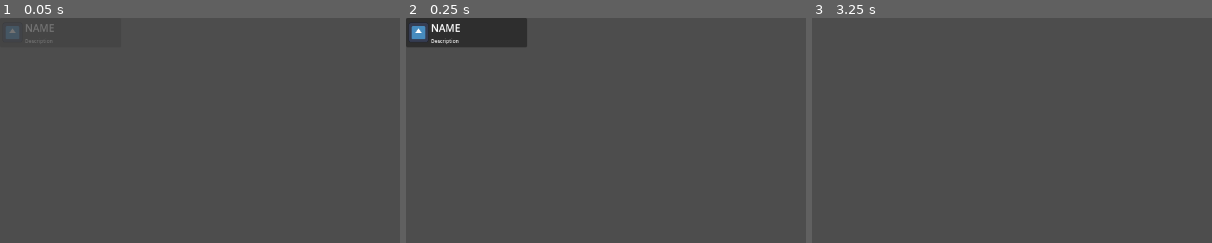
Above: before the commit, frames 1-3 (left to right).
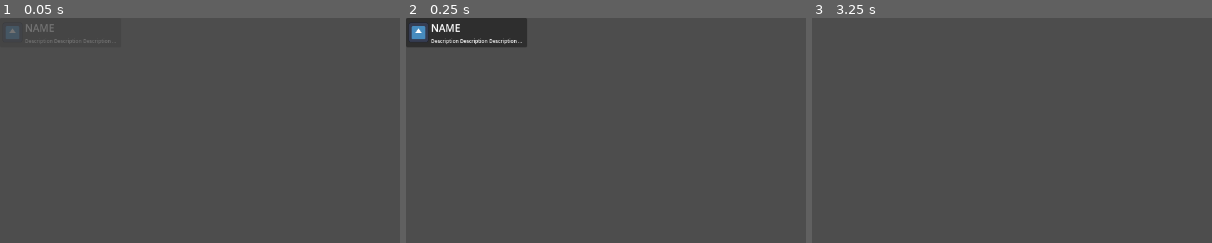
Above: after the commit, the same moments.

Repository: lucasrumney94/GodotGoneWild
Game: Godot game, scene res://UI/Achievements/achievement_popup_panel.tscn
The game is run twice, just before and just after one commit, with the same random seed, the same clock (stepped at 60 frames per second) and the same inputs. This scene is started directly instead of the project's main scene. The engine's default icon, where the game draws it, is replaced by a stand-in: a white triangle on a blue panel in a dark square. A sky picture missing from this copy of the repository is replaced by a grey-blue gradient.
Inputs (mouse positions are % of the whole screen's width and height, from its top left):
- Up to frame 1 (0.05 s): no input
- Up to frame 2 (0.25 s): no input
- Up to frame 3 (3.25 s): tap Enter at 0.5 s; move the mouse to (72, 45) at 0.52 s; hold D (move_right) 0.53-1.28 s; click (72, 45) at 0.6 s; tap Space (jump) at 0.77, 1.07, 1.52, 1.55, 1.82, 2.1, 3.02 s; right-click (72, 45) at 0.8 s; tap R (restart) at 1.25, 2, 2.75 s; move the mouse to (30, 55) at 1.27 s; hold S (move_back) 1.28-2.03 s; right-click (30, 55) at 1.35 s; move the mouse to (60, 28) at 2.02 s; hold D (move_right) 2.03-2.78 s; click (60, 28) at 2.3 s; move the mouse to (45, 70) at 2.77 s; hold W (move_forward) from 2.78 s (still down); click (45, 70) at 2.85 s; right-click (45, 70) at 3.05 s
The pictures show only the part of the screen within x 0-50%, y 0-50%; the shares and areas given below are measured in that part.

The runs differ from the first frame. In frame 1, less than 0.1% of the frame differs, in the area x 13-28%, y 9-12%; in frame 2, 0.2%, in the area x 13-29%, y 8-12%; in frame 3, nothing differs.

Commit message:
make achievement time unscaled

Diff:
--- a/godot-wild-tower/Objects/timer_unscaled.gd
+++ b/godot-wild-tower/Objects/timer_unscaled.gd
@@ -1,4 +1,5 @@
 extends Node
+class_name TimerUnscaled
 
 signal timeout
 
@@ -22,3 +23,18 @@
 	if time > wait_time:
 		time -= wait_time
 		timeout.emit()
+		if one_shot:
+			stopped = true
+			time = 0
+
+
+func is_stopped() -> bool:
+	return stopped
+
+
+func start(time_sec: float = -1):
+	if stopped:
+		time = 0
+	stopped = false
+	if time_sec > 0:
+		wait_time = time_sec
--- /dev/null
+++ b/godot-wild-tower/Scripts/animation_player_unscaled.gd
@@ -0,0 +1,12 @@
+extends AnimationPlayer
+
+var normal_speed_scale: float
+
+
+func _ready():
+	normal_speed_scale = speed_scale
+	#TODO WARNING this will fuck up if changed by another script during runtime
+
+
+func _process(delta: float):
+	speed_scale = normal_speed_scale / Engine.time_scale
--- a/godot-wild-tower/UI/Achievements/achievement_popup.gd
+++ b/godot-wild-tower/UI/Achievements/achievement_popup.gd
@@ -10,13 +10,13 @@
 
 
 func _ready():
-	$Timer.wait_time = panel_add_delay
-	$Timer.timeout.connect(on_timer_timeout)
+	$TimerUnscaled.wait_time = panel_add_delay
+	$TimerUnscaled.timeout.connect(on_timer_timeout)
 
 
 func add_achievement(ach: Achievement):
 	achievements_to_add.append(ach)
-	if $Timer.is_stopped():
+	if $TimerUnscaled.is_stopped():
 		add_panel()
 
 
@@ -33,7 +33,7 @@
 	popup.popup_panel_remove.connect(on_popup_panel_remove)
 
 	achievements_to_add.remove_at(0)
-	$Timer.start()
+	$TimerUnscaled.start()
 
 
 func on_popup_panel_remove(popup: Control):
--- a/godot-wild-tower/UI/Achievements/achievement_popup.tscn
+++ b/godot-wild-tower/UI/Achievements/achievement_popup.tscn
@@ -4,14 +4,11 @@
 [ext_resource type="PackedScene" uid="uid://cxyyuibifmqs" path="res://UI/Achievements/achievement_popup_panel.tscn" id="2_omo40"]
 [ext_resource type="Script" path="res://Objects/timer_unscaled.gd" id="3_vuorc"]
 
-[node name="AchievementPopup" type="CanvasLayer"]
+[node name="AchievementPopup" type="CanvasLayer" groups=["achievement_popup"]]
 process_mode = 3
 layer = 100
 script = ExtResource("1_8bg1h")
 popup_panel = ExtResource("2_omo40")
-
-[node name="Timer" type="Timer" parent="."]
-one_shot = true
 
 [node name="VBoxContainer" type="VBoxContainer" parent="."]
 anchors_preset = 3
@@ -27,4 +24,6 @@
 alignment = 2
 
 [node name="TimerUnscaled" type="Node" parent="."]
+process_mode = 3
 script = ExtResource("3_vuorc")
+one_shot = true
--- a/godot-wild-tower/UI/Achievements/achievement_popup_panel.gd
+++ b/godot-wild-tower/UI/Achievements/achievement_popup_panel.gd
@@ -4,7 +4,7 @@
 
 
 func _ready():
-	$Timer.timeout.connect(on_timer_timeout)
+	$TimerUnscaled.timeout.connect(on_timer_timeout)
 
 
 func setup_achievement(ach: Achievement):
--- a/godot-wild-tower/UI/Achievements/achievement_popup_panel.tscn
+++ b/godot-wild-tower/UI/Achievements/achievement_popup_panel.tscn
@@ -1,7 +1,9 @@
-[gd_scene load_steps=8 format=3 uid="uid://cxyyuibifmqs"]
+[gd_scene load_steps=10 format=3 uid="uid://cxyyuibifmqs"]
 
 [ext_resource type="Script" path="res://UI/Achievements/achievement_popup_panel.gd" id="1_kq5ul"]
+[ext_resource type="Script" path="res://Objects/timer_unscaled.gd" id="2_8x4os"]
 [ext_resource type="Texture2D" uid="uid://c4agc4wxn88u2" path="res://icon.svg" id="2_y7k7t"]
+[ext_resource type="Script" path="res://Scripts/animation_player_unscaled.gd" id="3_itr2o"]
 [ext_resource type="AudioStream" uid="uid://5vdt3vvhfkho" path="res://Audio/AchievementGet.wav" id="3_vj25p"]
 
 [sub_resource type="Animation" id="Animation_cqqux"]
@@ -77,7 +79,8 @@
 [node name="AchievementPopupPanel" type="PanelContainer"]
 script = ExtResource("1_kq5ul")
 
-[node name="Timer" type="Timer" parent="."]
+[node name="TimerUnscaled" type="Node" parent="."]
+script = ExtResource("2_8x4os")
 wait_time = 3.0
 one_shot = true
 autostart = true
@@ -87,6 +90,7 @@
 "": SubResource("AnimationLibrary_btcdm")
 }
 autoplay = "enter"
+script = ExtResource("3_itr2o")
 
 [node name="MarginContainer" type="MarginContainer" parent="."]
 layout_mode = 2
@@ -119,7 +123,7 @@
 custom_minimum_size = Vector2(150, 0)
 layout_mode = 2
 theme_override_font_sizes/font_size = 8
-text = "Description"
+text = "Description Description Description Description "
 text_overrun_behavior = 3
 
 [node name="AudioStreamPlayer" type="AudioStreamPlayer" parent="."]
